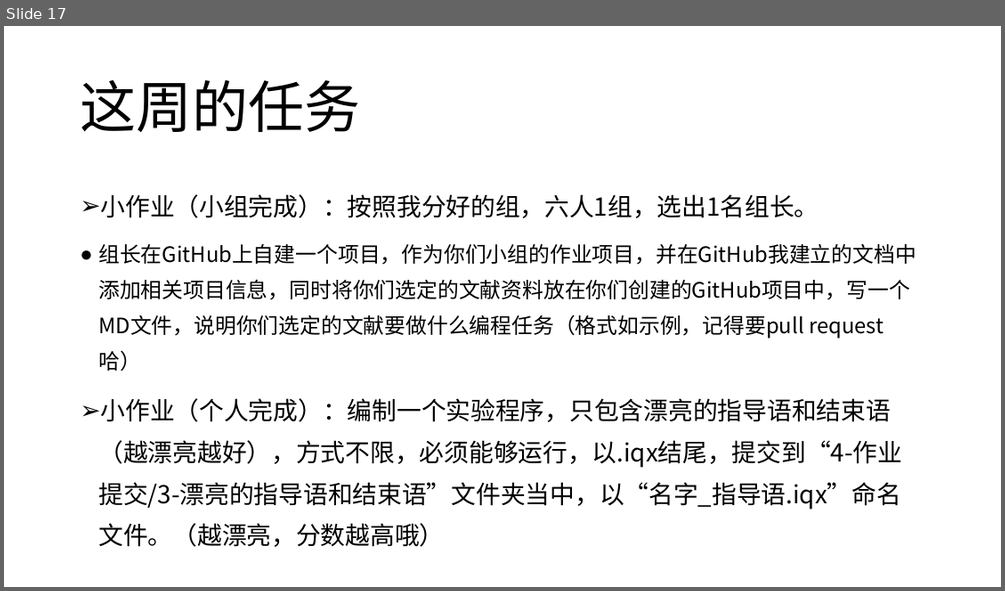
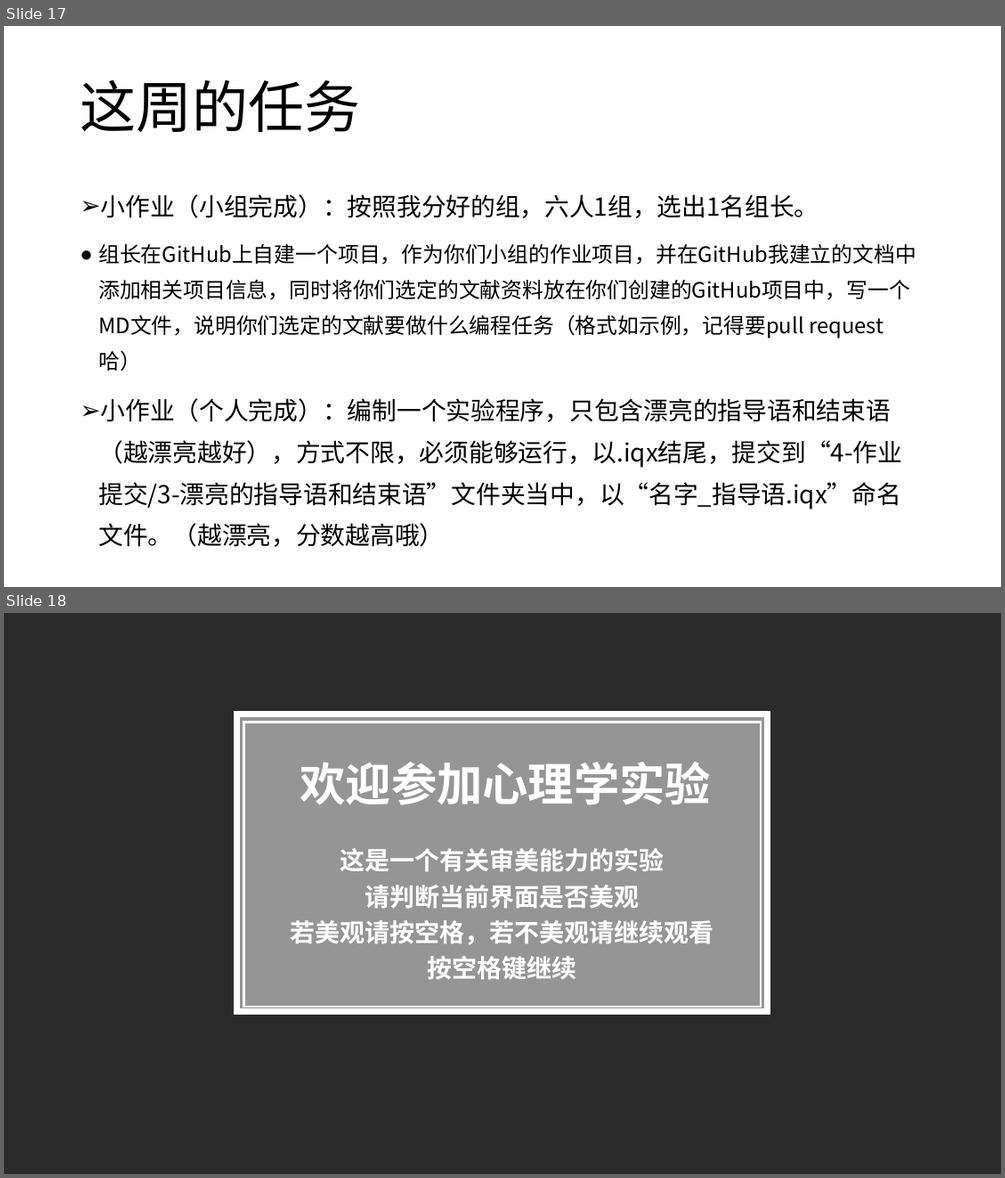
Before and after one commit to Anluos/Inquisit-Web-BNUPSY, a slide deck: 3-课程PPT/心理学实验编程之Inquisit篇-2.pptx. Shown one above the other, each under a label of ours: slide 17 before the commit, slides 17 and 18 after it. The pictures are 1005x591 and 1005x1178 pixels, drawn with LibreOffice and Linux fonts; fonts in the diff are those of the drawing; background and template pictures are left out; a plain dark background stands for a picture behind light text. Boxes give left, top, right and bottom in pixels: in the first picture for what was removed or moved away, otherwise in the second. Text is boxed around its words. In the diff, an @@ line names an element or a change of style, - is before the commit and + after.

```diff
--- a/3-课程PPT/心理学实验编程之Inquisit篇-2.pptx
+++ b/3-课程PPT/心理学实验编程之Inquisit篇-2.pptx
@@ slide 18 added at bbox=[4, 613, 1001, 1174], background picture (left out) @@
@@ rectangle added at bbox=[236, 714, 768, 1012], fill #FFFFFF at 50% opacity, outline #FFFFFF 6 pt @@
@@ rectangle added at bbox=[244, 722, 760, 1006], outline #FFFFFF 2.25 pt @@
@@ text added at bbox=[299, 762, 711, 805], 44 pt, text #FFFFFF, bold @@
+欢迎参加心理学实验
@@ text added at bbox=[291, 848, 714, 980], 24 pt, text #FFFFFF, bold @@
+这是一个有关审美能力的实验
+请判断当前界面是否美观
+若美观请按空格，若不美观请继续观看
+按空格键继续
```
Also in this commit, not shown: 1 other slide added, 3 other files.
